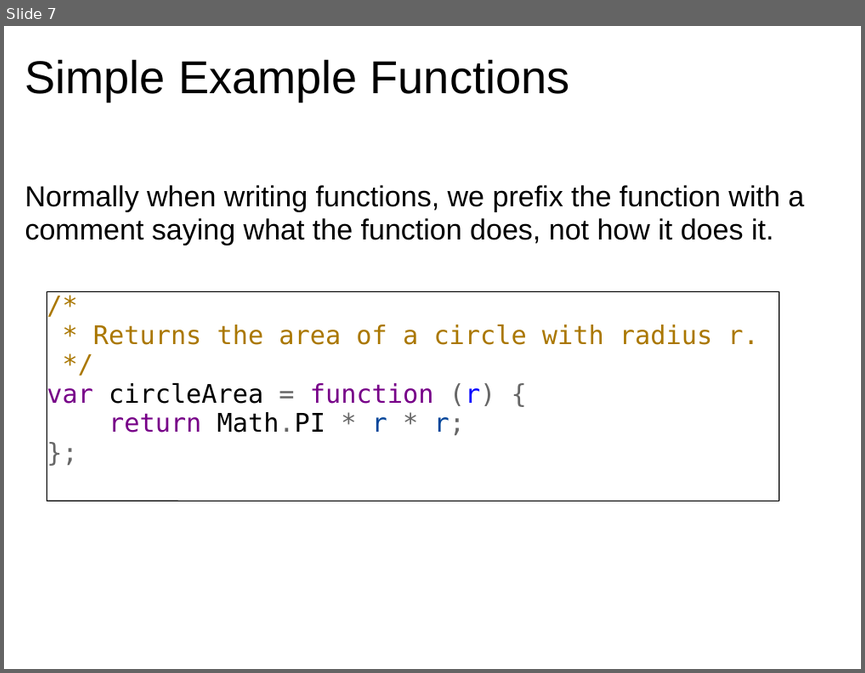
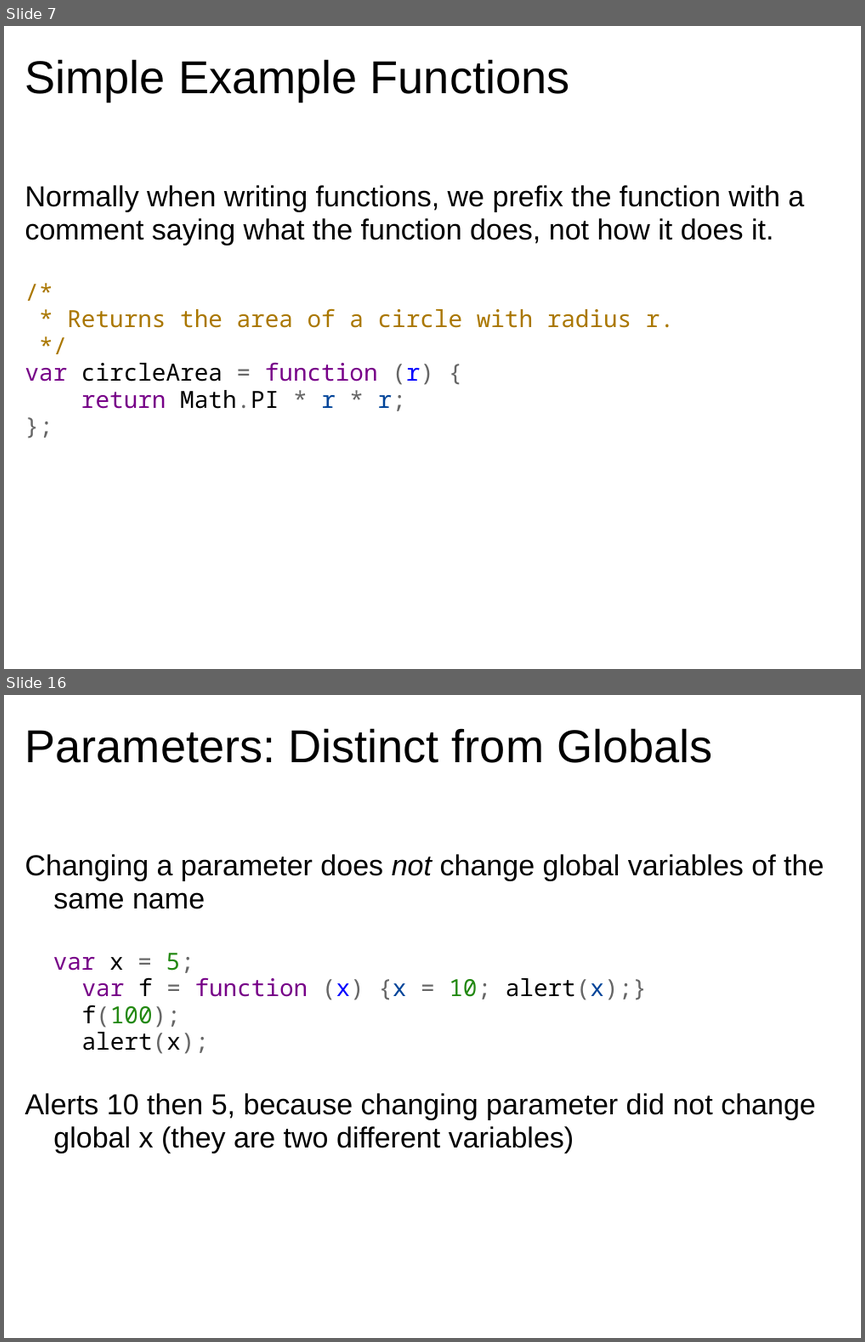
Before and after one commit to dondi/javascript-book, a slide deck: presentations/Chapter_5_Presentation.ppt. Shown one above the other, each under a label of ours: slide 7 before the commit, slides 7 and 16 after it; the slides between them are not shown. The pictures are 865x673 and 865x1342 pixels, drawn with LibreOffice and Linux fonts; fonts in the diff are those of the drawing; background and template pictures are left out. Boxes give left, top, right and bottom in pixels: in the first picture for what was removed or moved away, otherwise in the second. Text is boxed around its words. In the diff, an @@ line names an element or a change of style, - is before the commit and + after.

```diff
--- a/presentations/Chapter_5_Presentation.ppt
+++ b/presentations/Chapter_5_Presentation.ppt
@@ slide 16 added at (x1=4, y1=695, x2=861, y2=1338), background picture (left out) @@
@@ title added at (x1=25, y1=728, x2=713, y2=763), 43 pt, text #000000 @@
+Parameters: Distinct from Globals
@@ text added at (x1=25, y1=854, x2=823, y2=1153), 27 pt, text #000000 @@
+  Changing a parameter does not change global variables of the same name
+  var x = 5;
+  var f = function (x) {x = 10; alert(x);}
+  f(100);
+  alert(x);
+  Alerts 10 then 5, because changing parameter did not change global x (they are two different variables)
@@ slide 7 changed as well @@
@@ text at (x1=25, y1=308, x2=674, y2=411): paragraph added @@
+/*
+* Returns the area of a circle with radius r.
+*/
+var circleArea = function (r) {
+return Math.PI * r * r;
+};
@@ group removed at (x1=46, y1=291, x2=779, y2=500): 8 lines, 1 text @@
-/*
-* Returns the area of a circle with radius r.
-*/
-var circleArea = function (r) {
-return Math.PI * r * r;
-};
```
Also in this commit, not shown: 5 other slides changed, 38 other slides added.
